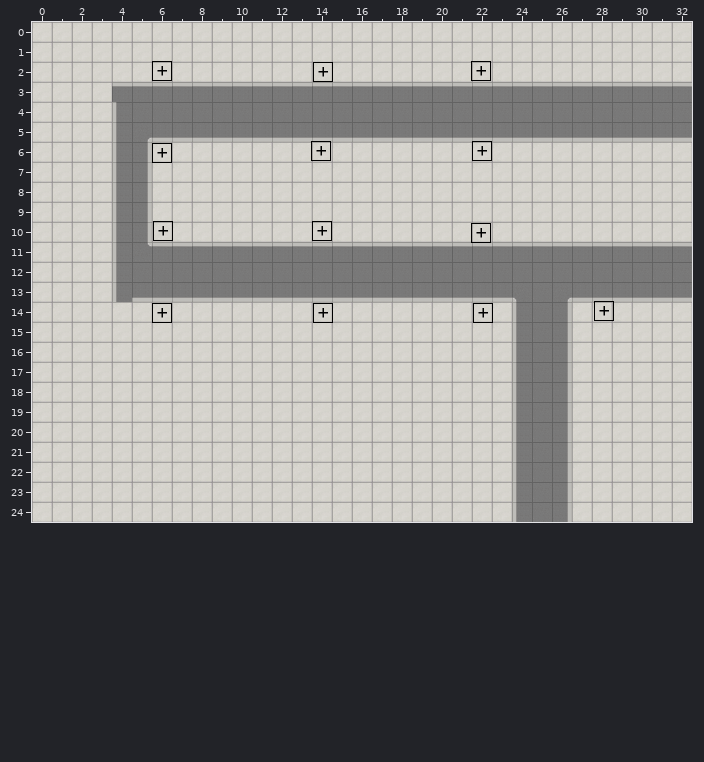
Tiled map (JSON), stored at src/assets/maps/towerDefenseMap.json. The first picture shows the starting point.
Cells are 32x32 px. Shown: x 0..32, y 0..24.
The result:
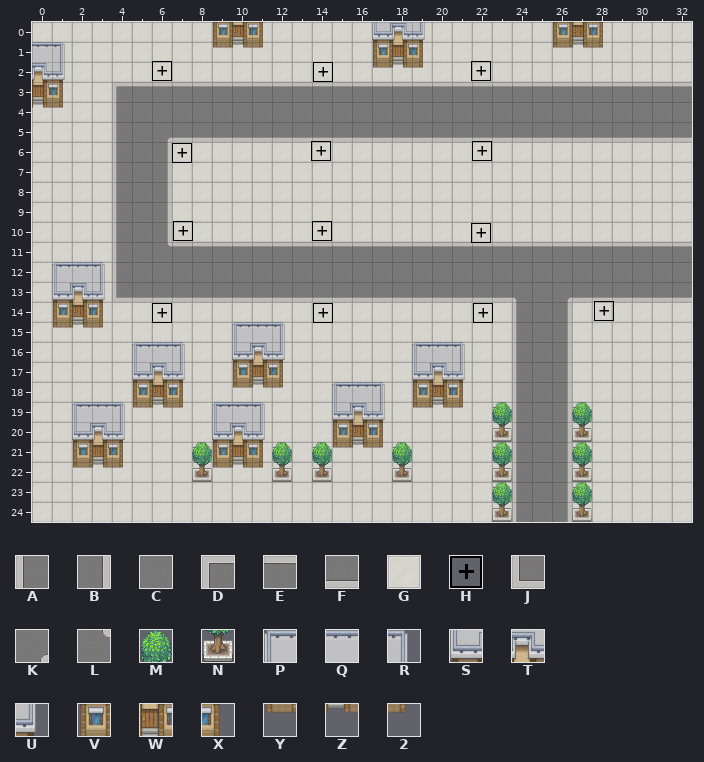
Key: from "assetTowerDefenseMap": A 0, B 1, C 2, D 4, E 20, F 21, G 22, H 23, J 24, K 42, L 62, M 80, N 100, P 120, Q 121, R 122, S 140, T 141, U 142, V 160, W 161, X 162, Y 180, Z 181, 2 182.
_ is an empty cell.
Objects are placed by their top-left corner, in cells (3,4 is the top-left corner of cell 3,4); size is 1x1 cell unless given.
Log entry: Get bonus gold if you spawn the wave earlier
From old to new:
Layer "Layer1":
Tile B replaces tile G in rows 6 to 10 at x 6.
Tile C replaces tile B in rows 6 to 10 at x 5.
Tile C replaces tile K in row 5 at x 5.
Tile C replaces tile L in row 11 at x 5.
Tile D replaces tile E in row 3 at x 4.
Tile J replaces tile A in row 13 at x 4.
Tile K replaces tile F in row 5 at x 6.
Tile L replaces tile E in row 11 at x 6.
Layer "Layer2":
Tile 2 is added in row 1 at x 11 and 28; in row 2 at x 19; in row 4 at x 1; in row 15 at x 3; in row 18 at x 12; in row 19 at x 7 and 21.
Tile 2 is added in row 21 at x 17; in row 22 at x 4 and 11.
Tile M is added in row 19 at x 23 and 27; in row 21 at x 8, 12, 14, 18, 23 and 27; in row 23 at x 23 and 27.
Tile N is added in row 20 at x 23 and 27; in row 22 at x 8, 12, 14, 18, 23 and 27; in row 24 at x 23 and 27.
Tile P is added in row 12 at x 1; in row 15 at x 10; in row 16 at x 5 and 19; in row 18 at x 15; in row 19 at x 2 and 9.
Tile Q is added in row 1 at x 0; in row 12 at x 2; in row 15 at x 11; in row 16 at x 6 and 20; in row 18 at x 16; in row 19 at x 3 and 10.
Tile R is added in row 1 at x 1; in row 12 at x 3; in row 15 at x 12; in row 16 at x 7 and 21; in row 18 at x 17; in row 19 at x 4 and 11.
Tile S is added in row 0 at x 17; in row 13 at x 1; in row 16 at x 10; in row 17 at x 5 and 19; in row 19 at x 15; in row 20 at x 2 and 9.
Tile T is added in row 0 at x 18; in row 2 at x 0; in row 13 at x 2; in row 16 at x 11; in row 17 at x 6 and 20; in row 19 at x 16.
Tile T is added in row 20 at x 3 and 10.
Tile U is added in row 0 at x 19; in row 2 at x 1; in row 13 at x 3; in row 16 at x 12; in row 17 at x 7 and 21; in row 19 at x 17.
Tile U is added in row 20 at x 4 and 11.
Tile V is added in row 0 at x 9 and 26; in row 1 at x 17; in row 14 at x 1; in row 17 at x 10; in row 18 at x 5 and 19; in row 20 at x 15.
Tile V is added in row 21 at x 2 and 9.
Tile W is added in row 0 at x 10 and 27; in row 1 at x 18; in row 3 at x 0; in row 14 at x 2; in row 17 at x 11; in row 18 at x 6 and 20.
Tile W is added in row 20 at x 16; in row 21 at x 3 and 10.
Tile X is added in row 0 at x 11 and 28; in row 1 at x 19; in row 3 at x 1; in row 14 at x 3; in row 17 at x 12; in row 18 at x 7 and 21.
Tile X is added in row 20 at x 17; in row 21 at x 4 and 11.
Tile Y is added in row 1 at x 9 and 26; in row 2 at x 17; in row 15 at x 1; in row 18 at x 10; in row 19 at x 5 and 19; in row 21 at x 15.
Tile Y is added in row 22 at x 2 and 9.
Tile Z is added in row 1 at x 10 and 27; in row 2 at x 18; in row 4 at x 0; in row 15 at x 2; in row 18 at x 11; in row 19 at x 6 and 20.
Tile Z is added in row 21 at x 16; in row 22 at x 3 and 10.
Layer "Wave":
Object H "Turret" at 6,6 becomes H "Turret" at 7,6.
Object H "Turret" at 6,9.9 becomes H "Turret" at 7,9.9.
